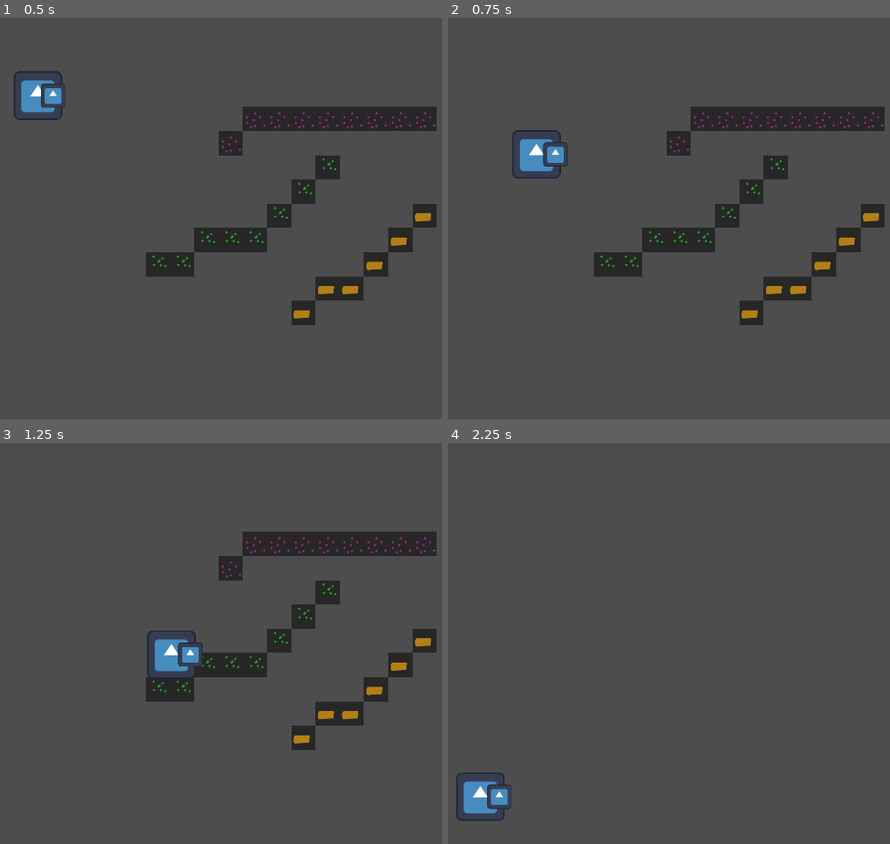
Above: before the commit, frames 1-4 (two rows, left to right).
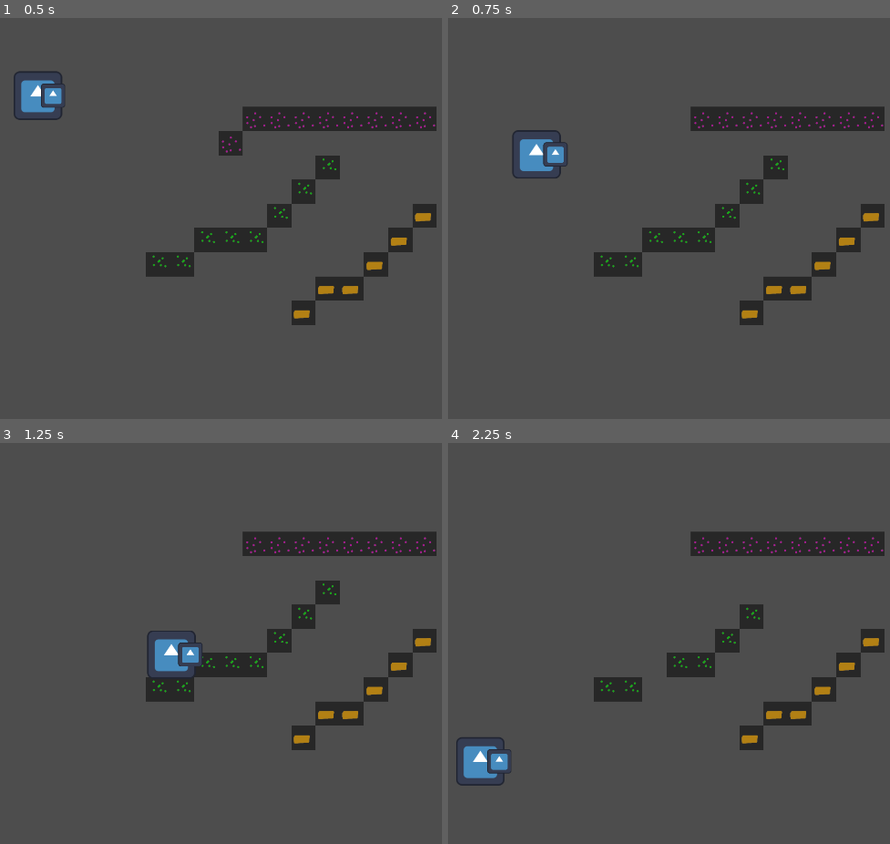
Above: after the commit, the same moments.

Repository: K2rlXYZ/UT-GameJam-23
Game: Godot game, scene res://Scenes/sandbox.tscn
Same seed, same stepped clock (60 frames per second), same inputs: the game is played once before the commit and once after it. The engine's default icon, where the game draws it, is replaced by a stand-in: a white triangle on a blue panel in a dark square.
Inputs (mouse positions are in pixels of both pictures, inside the frame that each line leads up to):
- Up to frame 1 (0.5 s): no input
- Up to frame 2 (0.75 s): move the mouse to (outside the picture) at 0.52 s; press the mouse at (outside the picture) at 0.53 s; hold D (right) from 0.53 s (still down)
- Up to frame 3 (1.25 s): keep holding D (right)
- Up to frame 4 (2.25 s): move the mouse to (664, 659) at 1.27 s; release D (right) at 1.28 s; release the mouse at (664, 659) at 1.28 s; hold A (left) 1.28-2.03 s; click (664, 659) at 1.35 s; move the mouse to (885, 551) at 2.02 s; press the mouse at (885, 551) at 2.03 s; hold D (right) from 2.03 s (still down)

Frame 1 is identical in both runs. In frame 2, 0.3% of the frame differs, in the area x 49-55%, y 28-35%; in frame 3, 0.3%; in frame 4, 8.2%, in the area x 1-99%, y 22-95%.

Commit message:
RAYCAST UPDATES ARE STUÜPID

Diff:
--- a/Scenes/player_character.gd
+++ b/Scenes/player_character.gd
@@ -3,6 +3,9 @@
 @export var movement_speed = 400*100
 @export var weight = 1
 @export var jump_speed = 5*100
+@export var sprite: Sprite2D
+@export var pickaxe: CharacterBody2D
+@export var raycast: RayCast2D
 var direction = true
 var pickaxe_x_offset = 50
 
@@ -21,27 +24,24 @@
 		jump()
 
 	if Input.is_action_just_pressed("right"):
-		self.get_children(true).filter(func(e): return e is Sprite2D)[0].set_flip_h(true)
-		self.get_children(true).filter(func(e): return e is CharacterBody2D)[0].position.x = pickaxe_x_offset
+		sprite.set_flip_h(true)
+		pickaxe.position.x = pickaxe_x_offset
 	elif Input.is_action_just_pressed("left"):
-		self.get_children(true).filter(func(e): return e is Sprite2D)[0].set_flip_h(false)
-		self.get_children(true).filter(func(e): return e is CharacterBody2D)[0].position.x = -pickaxe_x_offset
+		sprite.set_flip_h(false)
+		pickaxe.position.x = -pickaxe_x_offset
 
 	move_and_slide()
 
 func mine():
 	var vect = get_global_mouse_position() - self.position
 	vect.limit_length(1000)
-	var raycast = self.get_children(true).filter(func(e): return e is RayCast2D)[0] as RayCast2D
 	raycast.target_position = vect
+	raycast.force_raycast_update()
 	if (raycast.is_colliding() && raycast.get_collider() is TileMap):
 		var cp = raycast.get_collision_point() as Vector2
 		var tilemap = raycast.get_collider() as TileMap
 		var local_coord = tilemap.local_to_map(tilemap.to_local(cp+vect.limit_length(20))) as Vector2i
-		tilemap.set_cell(0, local_coord, -1)
 		tilemap.erase_cell(0, local_coord)
-		tilemap.clear_layer(0)
-
 
 
 func mine_test():
@@ -59,4 +59,4 @@
 func _input(event):
 	if event is InputEventMouse:
 		if event.is_action_pressed("clickLeft"):
-			mine_test()
+			mine()
--- a/Scenes/player_character.tscn
+++ b/Scenes/player_character.tscn
@@ -7,9 +7,12 @@
 [sub_resource type="RectangleShape2D" id="RectangleShape2D_0a1oi"]
 size = Vector2(120, 120)
 
-[node name="CharacterBody2D_PlayerCharacter" type="CharacterBody2D"]
+[node name="CharacterBody2D_PlayerCharacter" type="CharacterBody2D" node_paths=PackedStringArray("sprite", "pickaxe", "raycast")]
 position = Vector2(100, 100)
 script = ExtResource("1_do68i")
+sprite = NodePath("Sprite2D_PlayerCharacter")
+pickaxe = NodePath("CharacterBody2D_Pickaxe")
+raycast = NodePath("RayCast2D")
 
 [node name="Sprite2D_PlayerCharacter" type="Sprite2D" parent="."]
 texture = ExtResource("2_p0en4")
@@ -21,4 +24,5 @@
 position = Vector2(40, 0)
 
 [node name="RayCast2D" type="RayCast2D" parent="."]
+enabled = false
 target_position = Vector2(100, 0)
